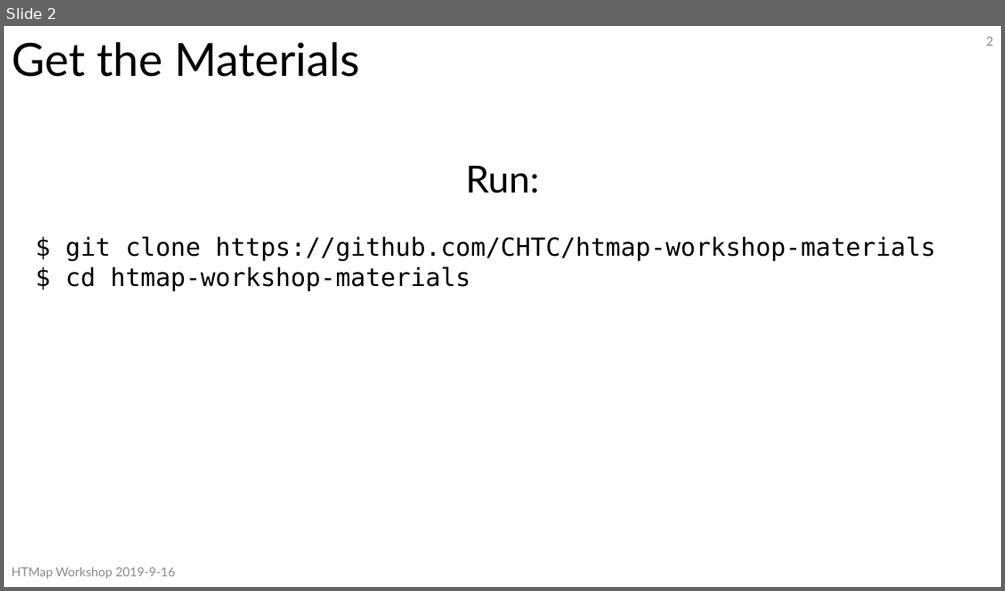
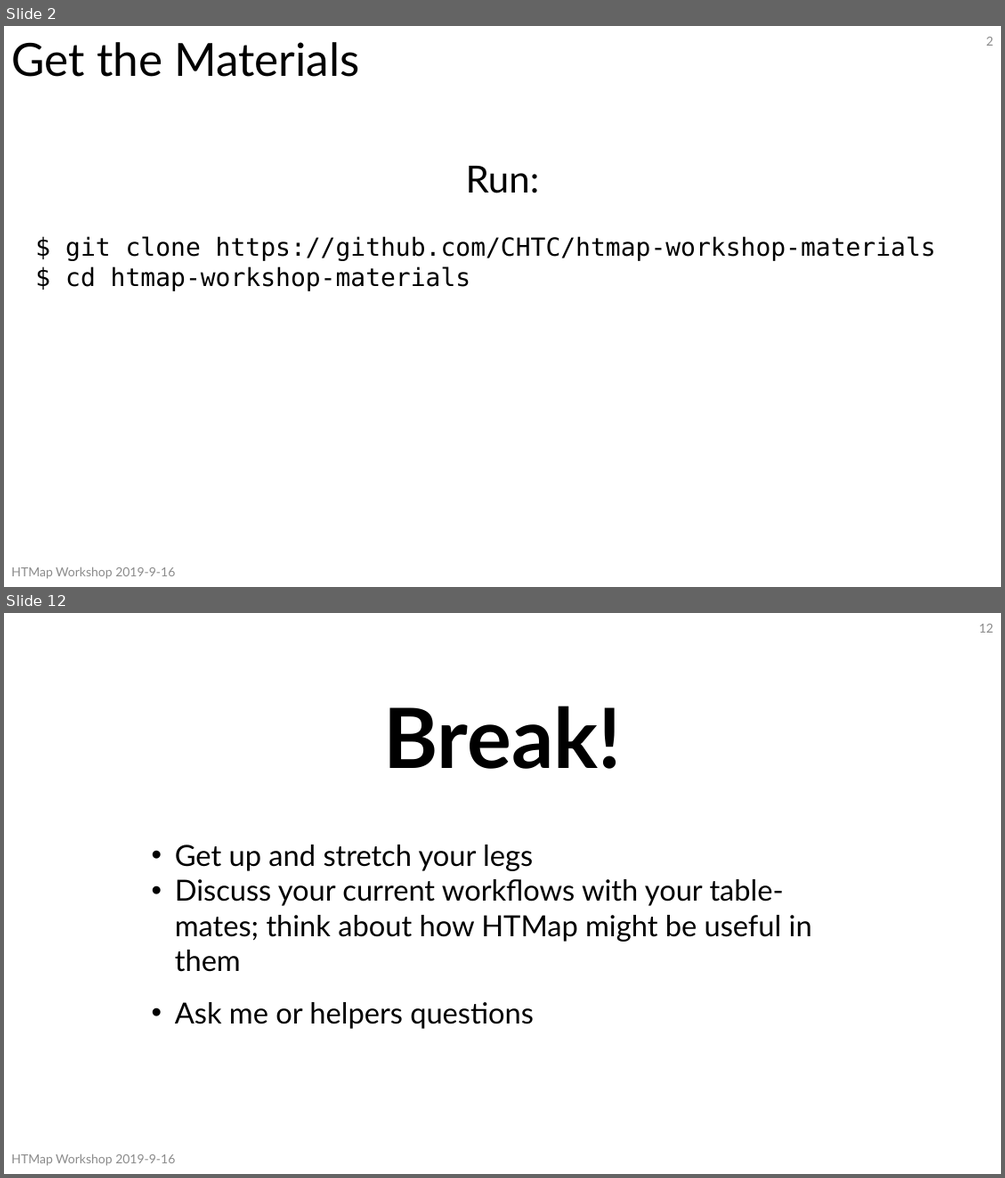
Before and after one commit to CHTC/htmap-workshop-materials, a slide deck: slides/HTMapWorkshop.pptx. Shown one above the other, each under a label of ours: slide 2 before the commit, slides 2 and 12 after it; the slides between them are not shown. The pictures are 1005x591 and 1005x1178 pixels, drawn with LibreOffice and Linux fonts; fonts in the diff are those of the drawing. Boxes give left, top, right and bottom in pixels: in the first picture for what was removed or moved away, otherwise in the second. Text is boxed around its words. In the diff, an @@ line names an element or a change of style, - is before the commit and + after.

```diff
--- a/slides/HTMapWorkshop.pptx
+++ b/slides/HTMapWorkshop.pptx
@@ slide 12 added at <box>4,613,1001,1174</box>, background #FFFFFF @@
@@ page number added at <box>979,624,993,633</box>, 12 pt, text #8C8C8C @@
+12
@@ text added at <box>175,706,812,1029</box>, 28 pt, text #000000 @@
+Break!
+• Get up and stretch your legs
+• Discuss your current workflows with your table-mates; think about how HTMap might be useful in them
+• Ask me or helpers questions
@@ text added at <box>11,1154,175,1166</box>, 12 pt, text #8C8C8C @@
+HTMap Workshop 2019-9-16
```
Also in this commit, not shown: 5 slides changed, 6 other slides added.
